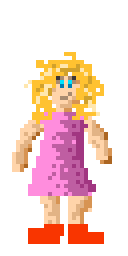
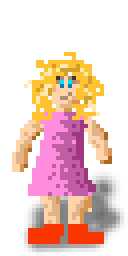
Layered file, before and after one edit (128x256). Changes by layer:
added layer "Ebene #4" (80%) over bbox(20, 168, 128, 256)
